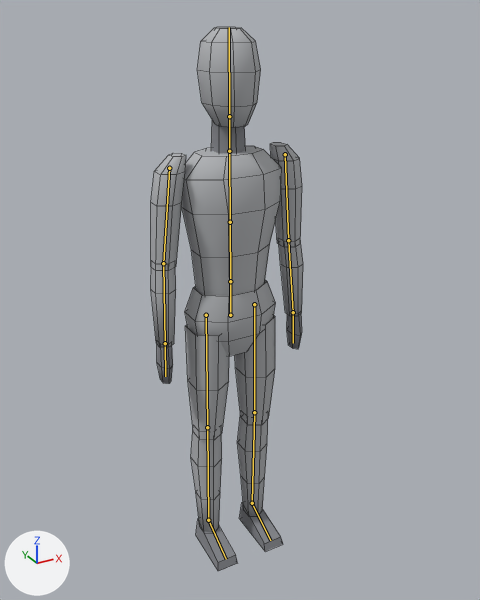
Two versions of the Blender file art/player.blend, one commit apart.
One viewpoint serves both versions: a 50 mm lens placed at (-0.936, -1.765, 1.851), pointed at (0.032, -0.004, 0.971). Every picture has the same lights, and +X, +Y and +Z are marked at lower left. The picture after the commit comes second. The bones that bend it are drawn over the model as lines. Mesh edges are drawn as thin lines.

In view in the first picture: 'Player'.
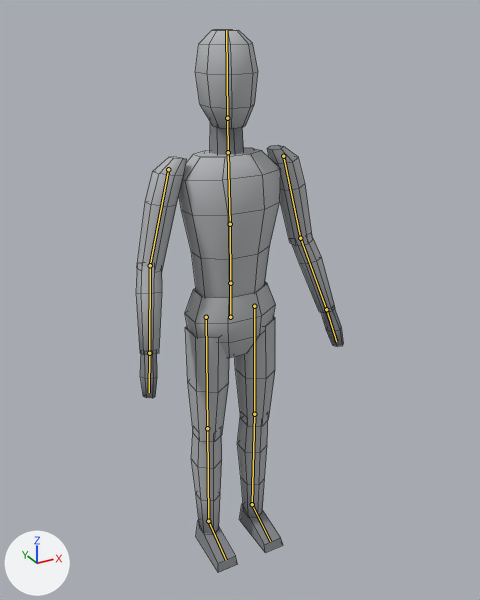
The newer file adds an action. The first version stands in its rest pose; the second is drawn at frame 24 of the action 'idle'.

Edits to the scene script, one JSON object a line:
```json
{"block": "bone_chest", "where": "bone_chest = bpy.data.objects['PlayerRig'].pose.bones['chest']  # child of 'spine'"}
{"op": "set", "path": "bone_chest.rotation_quaternion", "old": "(1.0, 0.0, 0.0, 0.0)", "new": "(1.0, -0.022, 0.0, 0.0)", "note": "degrees (0, 0, 0) -> degrees (-2, 0, 0)"}
{"block": "bone_head", "where": "bone_head = bpy.data.objects['PlayerRig'].pose.bones['head']  # child of 'neck'"}
{"op": "set", "path": "bone_head.rotation_quaternion", "old": "(1.0, 0.0, 0.0, 0.0)", "new": "(1.0, 0.017, 0.0, 0.0)", "note": "degrees (0, 0, 0) -> degrees (2, 0, 0)"}
{"block": "bone_upper_arm_l", "where": "bone_upper_arm_l = bpy.data.objects['PlayerRig'].pose.bones['upper_arm.L']  # child of 'chest'"}
{"op": "set", "path": "bone_upper_arm_l.rotation_quaternion", "old": "(1.0, 0.0, 0.0, 0.0)", "new": "(0.997, 0.008, -0.003, -0.078)", "note": "degrees (0, 0, 0) -> degrees (1, 0, -9)"}
{"block": "bone_forearm_l", "where": "bone_forearm_l = bpy.data.objects['PlayerRig'].pose.bones['forearm.L']  # child of 'upper_arm.L'"}
{"op": "set", "path": "bone_forearm_l.rotation_quaternion", "old": "(1.0, 0.0, 0.0, 0.0)", "new": "(0.991, -0.13, -0.007, -0.008)", "note": "degrees (0, 0, 0) -> degrees (-15, -1, -1)"}
{"block": "bone_upper_arm_r", "where": "bone_upper_arm_r = bpy.data.objects['PlayerRig'].pose.bones['upper_arm.R']  # child of 'chest'"}
{"op": "set", "path": "bone_upper_arm_r.rotation_quaternion", "old": "(1.0, 0.0, 0.0, 0.0)", "new": "(0.997, 0.008, 0.003, 0.078)", "note": "degrees (0, 0, 0) -> degrees (1, 0, 9)"}
{"block": "bone_forearm_r", "where": "bone_forearm_r = bpy.data.objects['PlayerRig'].pose.bones['forearm.R']  # child of 'upper_arm.R'"}
{"op": "set", "path": "bone_forearm_r.rotation_quaternion", "old": "(1.0, 0.0, 0.0, 0.0)", "new": "(0.991, -0.13, 0.007, 0.008)", "note": "degrees (0, 0, 0) -> degrees (-15, 1, 1)"}
```

Pixel boxes (x1, y1, x2, y2) of what changed, in the pictures (480 x 600 px):
```json
{"object": "Player", "change": "posed", "before": [151, 27, 303, 571], "after": [136, 30, 344, 572], "on screen": "37% wider"}
{"bone": "chest", "before": "(230, 222) to (229, 151)", "after": "(230, 224) to (228, 152)"}
{"bone": "head", "before": "(229, 116) to (229, 27)", "after": "(227, 118) to (226, 30)"}
{"bone": "upper_arm.L", "before": "(285, 154) to (288, 240)", "after": "(283, 156) to (300, 238)"}
{"bone": "forearm.L", "before": "(288, 240) to (293, 312)", "after": "(300, 238) to (326, 309)"}
{"bone": "upper_arm.R", "before": "(169, 168) to (163, 263)", "after": "(168, 169) to (150, 265)"}
{"bone": "forearm.R", "before": "(163, 263) to (165, 343)", "after": "(150, 265) to (149, 353)"}
```
